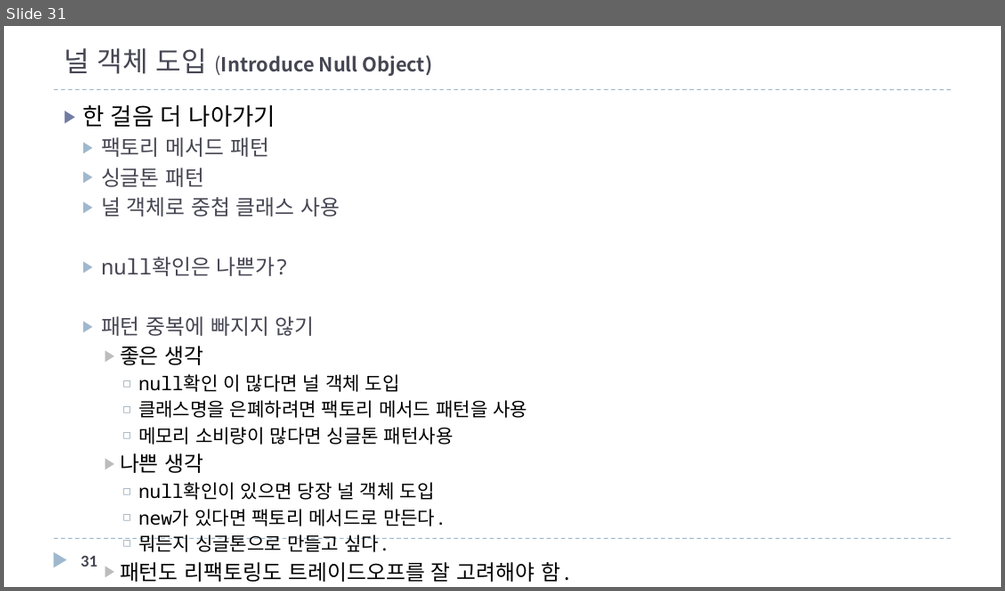
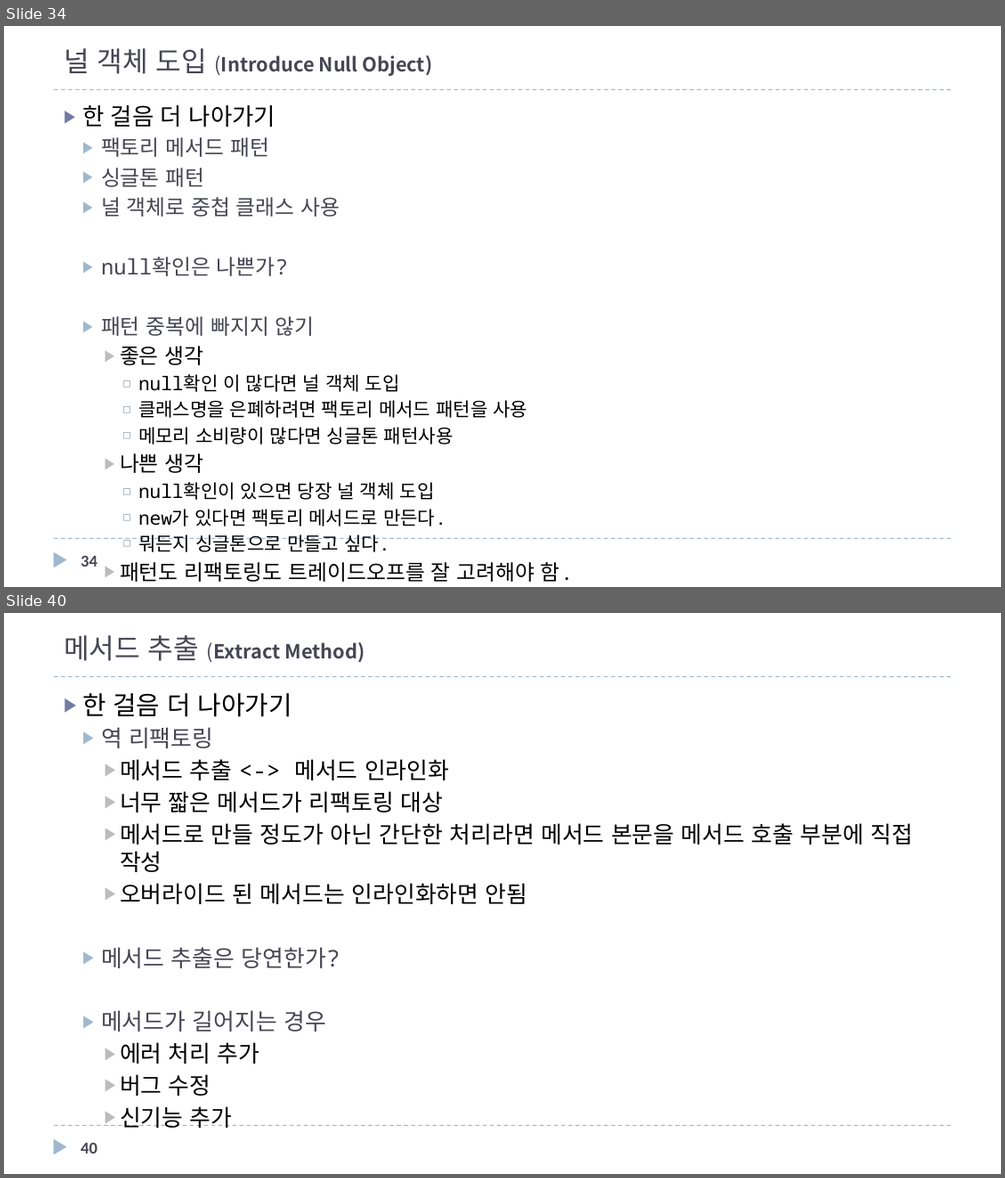
Before and after one commit to mkgungor/refactoring_java, a slide deck: ppt/자바로 배우는 리팩토링 입문.pptx. Shown one above the other, each under a label of ours: slide 31 before the commit, slides 34 and 40 after it; the slides between them are not shown. The pictures are 1005x591 and 1005x1178 pixels, drawn with LibreOffice and Linux fonts; fonts in the diff are those of the drawing. Boxes give left, top, right and bottom in pixels: in the first picture for what was removed or moved away, otherwise in the second. Text is boxed around its words. In the diff, an @@ line names an element or a change of style, - is before the commit and + after.

Commit message:
10장 에러코드를 예외로 치환부터 시작

```diff
--- a/ppt/자바로 배우는 리팩토링 입문.pptx
+++ b/ppt/자바로 배우는 리팩토링 입문.pptx
@@ slide 40 added at box(4, 613, 1001, 1174), background #FFFFFF; not listed: 3 template elements that a slide beside it also shows @@
@@ title added at box(64, 635, 365, 662), 14 pt, text #464653, bold @@
+메서드 추출 (Extract Method)
@@ text added at box(82, 693, 914, 1127), 16.6 pt, text #000000 @@
+▶ 한 걸음 더 나아가기
+  ▶ 역 리팩토링
+    ▶ 메서드 추출 <-> 메서드 인라인화
+    ▶ 너무 짧은 메서드가 리팩토링 대상
+    ▶ 메서드로 만들 정도가 아닌 간단한 처리라면 메서드 본문을 메서드 호출 부분에 직접 작성
+    ▶ 오버라이드 된 메서드는 인라인화하면 안됨
+  ▶ 메서드 추출은 당연한가?
+  ▶ 메서드가 길어지는 경우
+    ▶ 에러 처리 추가
+    ▶ 버그 수정
+    ▶ 신기능 추가
@@ page number added at box(81, 1143, 97, 1153), 12 pt, text #464653, bold @@
+40
@@ what was slide 31 is now slide 34 @@
@@ page number at box(81, 556, 97, 566): text changed @@
-31
+34
```
Also in this commit, not shown: 4 slides changed, 30 other slides added, 1 slide removed, 1 other file.
